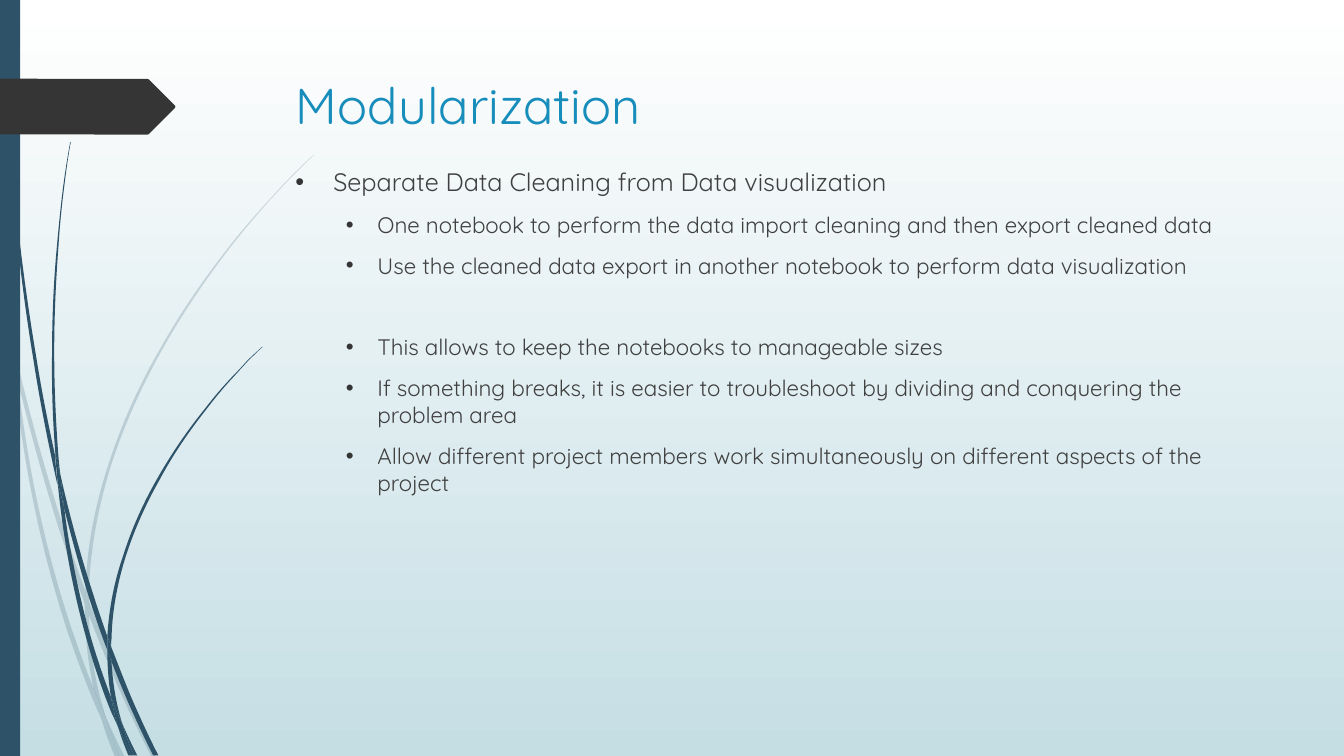
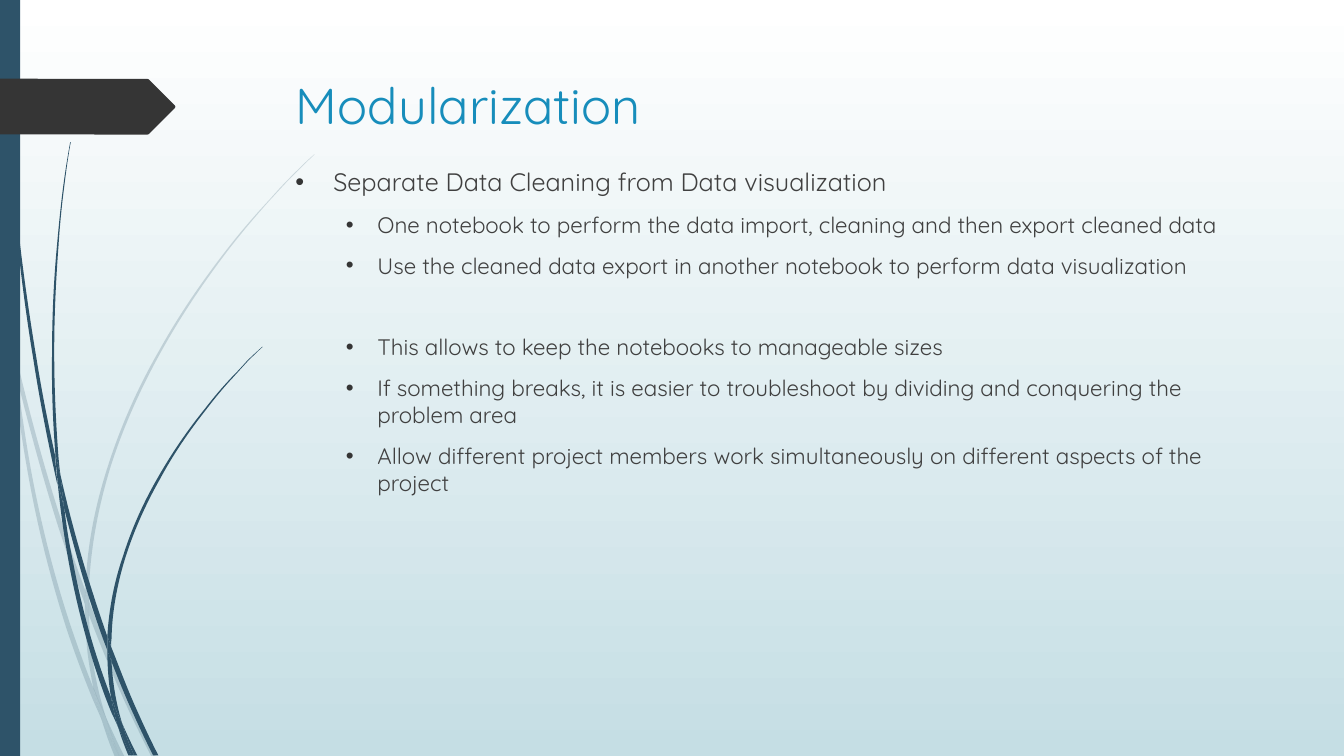
Before and after one commit to nrm94ee330/Project1_Git-er-done, a slide deck: slide 4 of Where to be to be Happy.pptx. Drawn at 1344x756 pixels with LibreOffice and Linux fonts; fonts in the diff are those of the drawing. Boxes give left, top, right and bottom in pixels: in the first picture for what was removed or moved away, otherwise in the second. Text is boxed around its words. In the diff, an @@ line names an element or a change of style, - is before the commit and + after.

```diff
--- a/Where to be to be Happy.pptx
+++ b/Where to be to be Happy.pptx
@@ text at box(377, 216, 1217, 238): text changed @@
-  • One notebook to perform the data import cleaning and then export cleaned data
+  • One notebook to perform the data import, cleaning and then export cleaned data
```
Also in this commit, not shown: 2 other slides changed, 2 other files.
